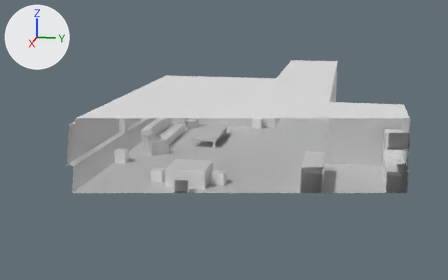
Before and after pictures for a commit that changed the Blender file Blender/meshes.blend.
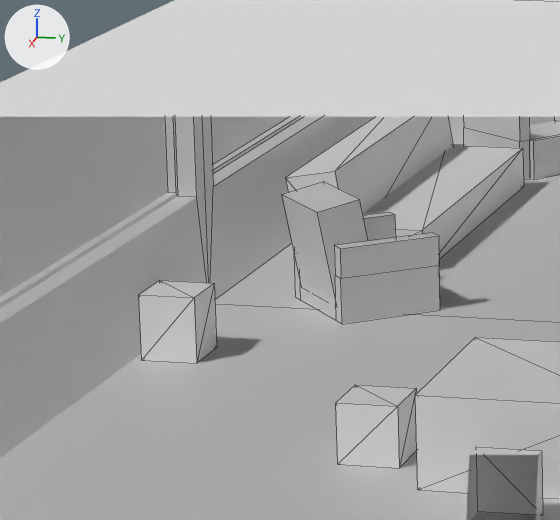
The first picture shows the older version from a 50 mm lens placed at (40.2, 2.9, 9.6), pointed at (1.7, -4.8, 0.0). The close-ups show both versions on the part from 20% to 43% of the width and 35% to 69% of the height of that picture; other places that the commit changed are outside them. Every picture has the same lights, and +X, +Y and +Z are marked at upper left. The close-ups show mesh edges as thin lines. Everything nearer to the camera than a plane just in front of the edit is cut away.

Objects in the first close-up: 'Cube__1__3', 'Cube__2_', 'Cube__2__2', 'Cube__4_', 'baseRoom', 'comfy-chair', 'comfy-chair.001', 'lamp_table___1_', 'table'.
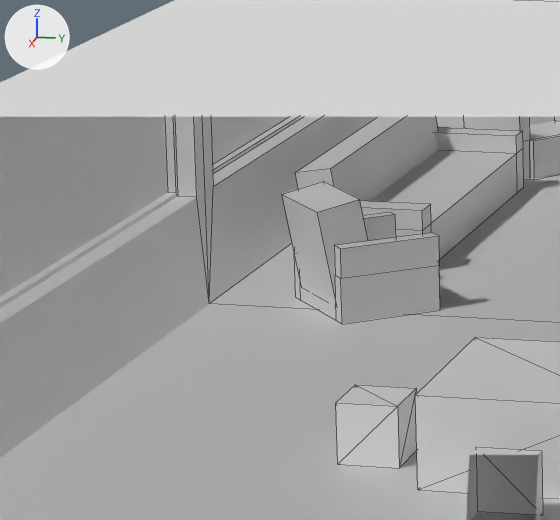
The change, as a diff of the scene's bpy script:
```diff
--- a/Blender/meshes.blend.py
+++ b/Blender/meshes.blend.py
@@ me_cube_007 @@
+me_cube_007.from_pydata(...)  # 32 vertices, 28 faces; spans x -2.23..2.23, y -0.85..0.7, z -0.28..0.86
@@ ob_cube__1__3 @@
 ob_cube__1__3.scale = (4.46, 0.5, 1.0)
+ob_cube__1__3.hide_set(True)
@@ ob_cube__2__2 @@
 ob_cube__2__2.scale = (4.46, 0.6, 1.0)
+ob_cube__2__2.hide_set(True)
@@ ob_couch @@
-ob_couch = bpy.data.objects.new('couch', None)
-ob_couch.parent = ob_living_room
-ob_couch.location = (-10.0, 0.0, 0.0)
+ob_couch = bpy.data.objects.new('couch', me_cube_007)
+ob_couch.location = (1.952, -8.646, 0.277)
@@ ob_lamp_table___1 @@
 ob_lamp_table___1.scale = (0.6, 0.7, 0.6)
+ob_lamp_table___1.hide_set(True)
```

Changed parts and their boxes (x1, y1, x2, y2) in the close-ups (560 x 520 px):
'couch', now drawn: after (295, 117, 524, 260)
'Cube__1__3', hidden: before (363, 145, 524, 259)
'Cube__2__2', hidden: before (285, 117, 453, 213)
'lamp_table___1_', hidden: before (139, 280, 217, 363)
